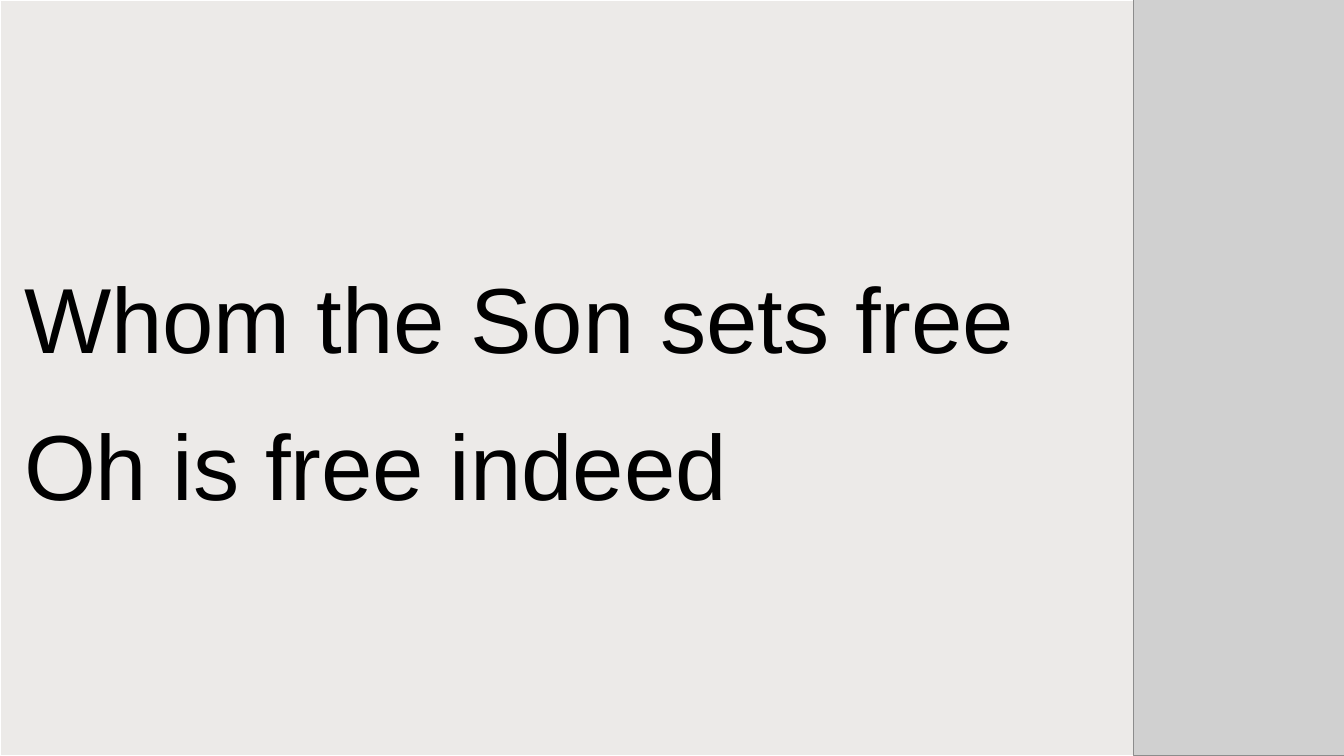
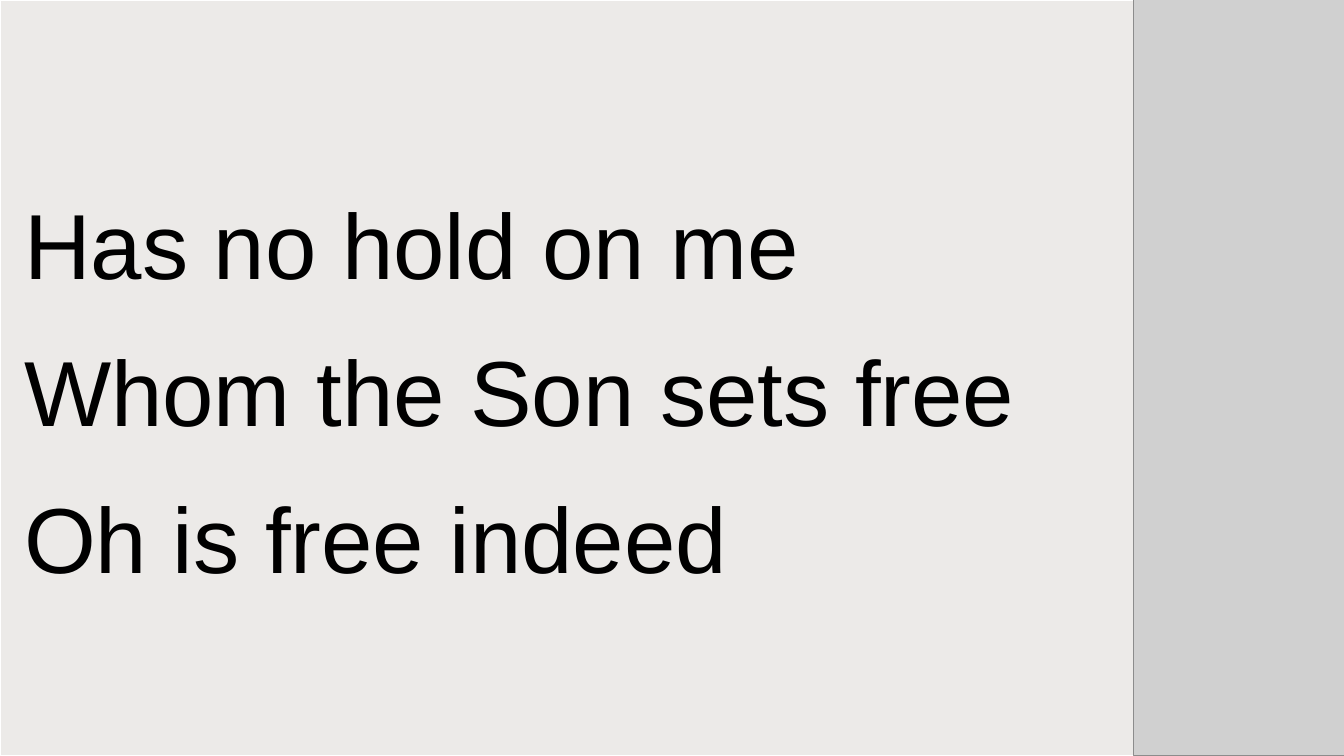
Before and after one commit to gwfrench164-collab/worship_slides, a slide deck: slide 131 of dev_out/decks/songs_test.pptx (slide 130 before the commit). Drawn at 1344x756 pixels with LibreOffice and Linux fonts; fonts in the diff are those of the drawing; grey boxes stand for pictures. Boxes give left, top, right and bottom in pixels: in the first picture for what was removed or moved away, otherwise in the second. Text is boxed around its words. In the diff, an @@ line names an element or a change of style, - is before the commit and + after.

```diff
--- a/dev_out/decks/songs_test.pptx
+++ b/dev_out/decks/songs_test.pptx
@@ text at (24,212,799,280): paragraph added @@
+Has no hold on me
@@ text at (24,359,1014,427): more space between paragraphs @@
```
Also in this commit, not shown: 28 other slides changed, 8 slides added, 4 slides removed, 18 other files.
